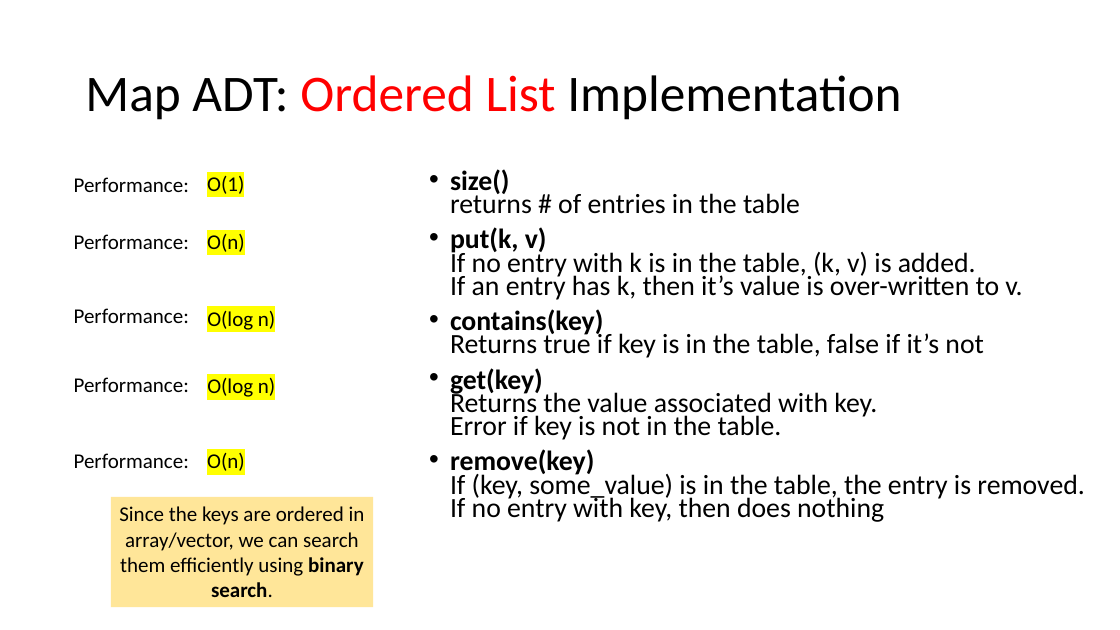
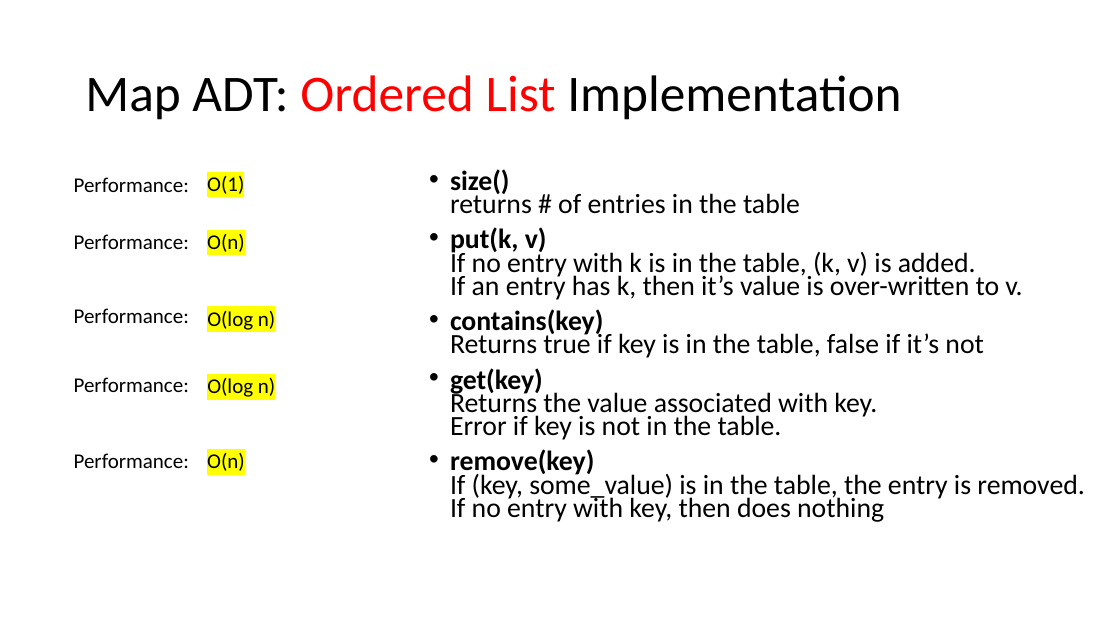
Before and after one commit to tjd1234/cmpt225fall2023, a slide deck: slide 29 of lecture_notes/week8/week8_maps_and_hashing.pptx (slide 11 before the commit). Drawn at 1120x630 pixels with LibreOffice and Linux fonts; fonts in the diff are those of the drawing. Boxes give left, top, right and bottom in pixels: in the first picture for what was removed or moved away, otherwise in the second. Text is boxed around its words. In the diff, an @@ line names an element or a change of style, - is before the commit and + after.

```diff
--- a/lecture_notes/week8/week8_maps_and_hashing.pptx
+++ b/lecture_notes/week8/week8_maps_and_hashing.pptx
@@ rectangle removed at bbox=[111, 497, 373, 607] @@
-Since the keys are ordered in array/vector, we can search them efficiently using binary search.
```
Also in this commit, not shown: 8 other slides changed, 19 slides added.
